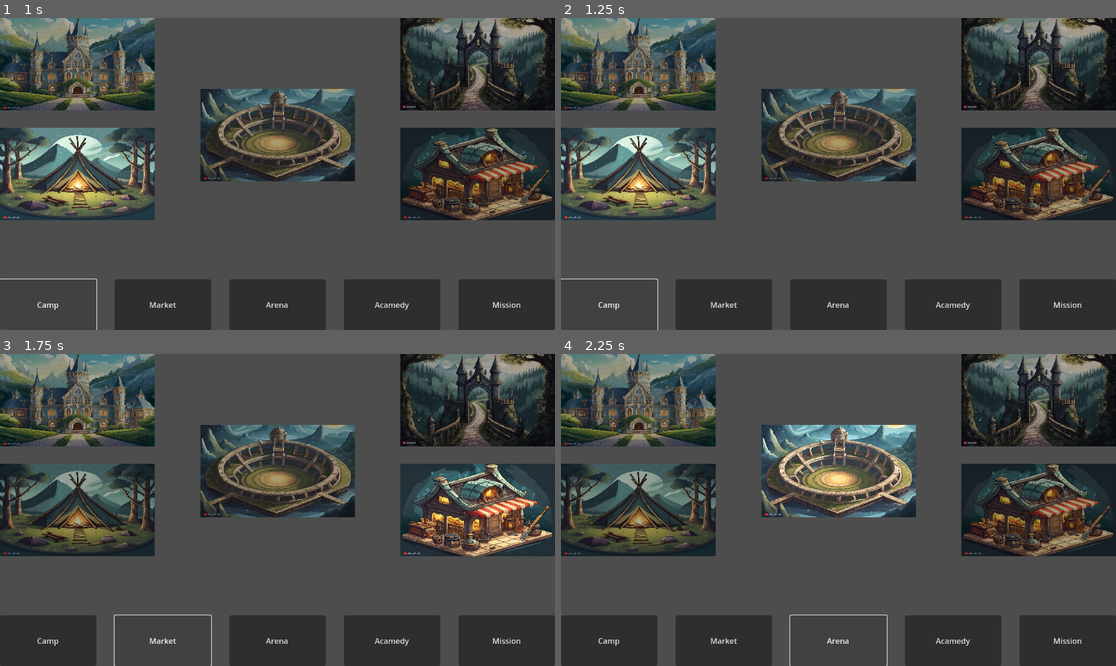
Above: before the commit, frames 1-4 (two rows, left to right).
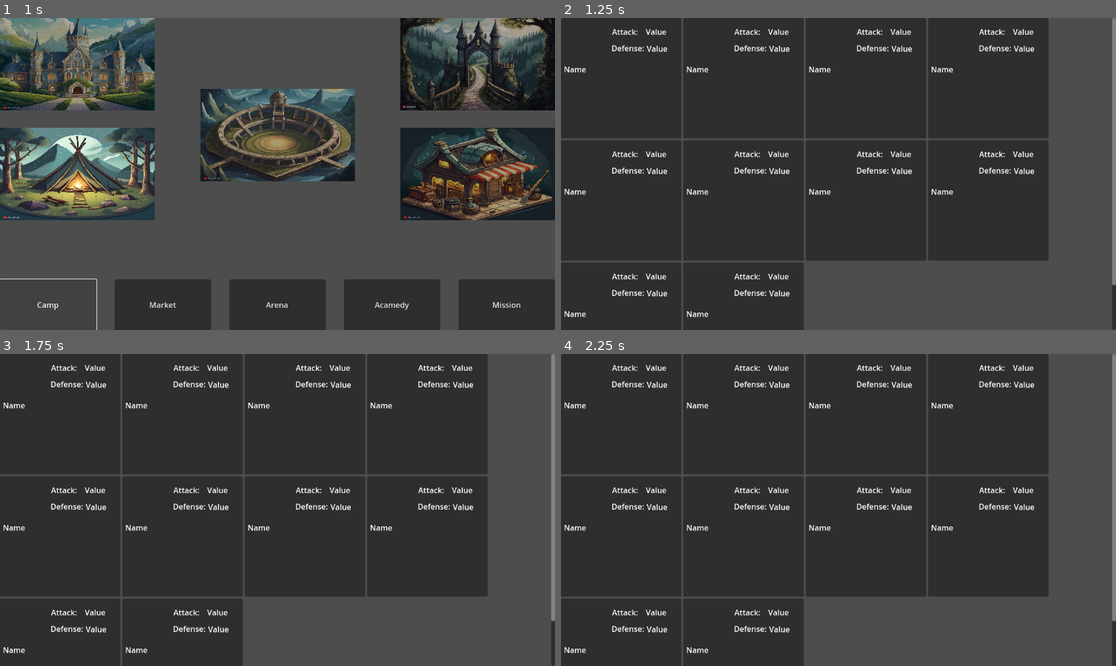
Above: after the commit, the same moments.

Repository: ualisars/ManagementPrototype
Game: Godot game, scene res://Interface/player_interface.tscn
Same seed, same stepped clock (60 frames per second), same inputs: the game is played once before the commit and once after it.
Inputs (mouse positions are in pixels of both pictures, inside the frame that each line leads up to):
- Up to frame 1 (1 s): click "Camp" at 0.5 s
- Up to frame 2 (1.25 s): no input
- Up to frame 3 (1.75 s): click (160, 641) at 1.25 s, where only the run before the commit has a clickable "Market"
- Up to frame 4 (2.25 s): click (838, 641) at 2 s, where only the run before the commit has a clickable "Arena"

Frame 1 is identical in both runs. In frame 2, 73% of the frame differs, in the area x 0-100%, y 0-100%; in frame 3, 72%; in frame 4, 72%.

Commit message:
add camp scene

Diff:
--- a/Interface/activity_icon.gd
+++ b/Interface/activity_icon.gd
@@ -21,3 +21,8 @@
 	var tween = create_tween()
 	tween.tween_interval(0.5)
 	tween.tween_callback(get_tree().change_scene_to_file.bind(scene_file))
+
+
+func _on_gui_input(event: InputEvent) -> void:
+	if event.is_action_pressed("click"):
+		open_scene()
--- a/Interface/activity_icon.tscn
+++ b/Interface/activity_icon.tscn
@@ -10,3 +10,7 @@
 texture = ExtResource("1_4v6rk")
 expand_mode = 1
 script = ExtResource("2_i7s6w")
+
+[connection signal="gui_input" from="." to="." method="_on_gui_input"]
+[connection signal="mouse_entered" from="." to="." method="on_hover_entered"]
+[connection signal="mouse_exited" from="." to="." method="on_hover_exited"]
--- /dev/null
+++ b/Interface/character_info.tscn
@@ -0,0 +1,57 @@
+[gd_scene format=3 uid="uid://innh0u5vibax"]
+
+[node name="CharacterInfo" type="Panel"]
+custom_minimum_size = Vector2(250, 250)
+anchors_preset = 15
+anchor_right = 1.0
+anchor_bottom = 1.0
+offset_left = 2.0
+offset_right = -850.0
+offset_bottom = -348.0
+grow_horizontal = 2
+grow_vertical = 2
+
+[node name="Attack" type="Label" parent="."]
+layout_mode = 0
+offset_left = 106.0
+offset_top = 17.0
+offset_right = 160.0
+offset_bottom = 40.0
+text = "Attack:"
+
+[node name="AttackValue" type="Label" parent="."]
+layout_mode = 0
+offset_left = 176.0
+offset_top = 17.0
+offset_right = 230.0
+offset_bottom = 40.0
+text = "Value"
+
+[node name="Defense" type="Label" parent="."]
+layout_mode = 0
+offset_left = 105.0
+offset_top = 51.0
+offset_right = 173.0
+offset_bottom = 74.0
+text = "Defense:"
+
+[node name="DefenseValue" type="Label" parent="."]
+layout_mode = 0
+offset_left = 178.0
+offset_top = 52.0
+offset_right = 246.0
+offset_bottom = 75.0
+text = "Value"
+
+[node name="Name" type="Label" parent="."]
+layout_mode = 0
+offset_left = 6.0
+offset_top = 95.0
+offset_right = 135.0
+offset_bottom = 118.0
+text = "Name"
+
+[node name="CharacterImage" type="TextureRect" parent="."]
+layout_mode = 0
+offset_right = 96.0
+offset_bottom = 82.0
--- a/Interface/player_interface.tscn
+++ b/Interface/player_interface.tscn
@@ -53,6 +53,7 @@
 offset_bottom = 96.0
 grow_vertical = 2
 texture = ExtResource("5_msls1")
+scene_file = "res://Scenes/camp_scene.tscn"
 
 [node name="Market" parent="." instance=ExtResource("1_rlvvm")]
 layout_mode = 1
--- /dev/null
+++ b/Scenes/camp_scene.gd
@@ -0,0 +1,16 @@
+extends Control
+
+var CharacterInfoClass: PackedScene = preload("res://Interface/character_info.tscn")
+
+@onready var grid_container: GridContainer = $ScrollContainer/GridContainer
+
+# Called when the node enters the scene tree for the first time.
+func _ready() -> void:
+	for i in range(10):
+		var slot = CharacterInfoClass.instantiate()
+		grid_container.add_child(slot)
+
+
+# Called every frame. 'delta' is the elapsed time since the previous frame.
+func _process(delta: float) -> void:
+	pass
--- /dev/null
+++ b/Scenes/camp_scene.tscn
@@ -0,0 +1,26 @@
+[gd_scene load_steps=2 format=3 uid="uid://cnkw0cr7hs1bg"]
+
+[ext_resource type="Script" path="res://Scenes/camp_scene.gd" id="1_ox27c"]
+
+[node name="CampScene" type="Control"]
+layout_mode = 3
+anchors_preset = 15
+anchor_right = 1.0
+anchor_bottom = 1.0
+grow_horizontal = 2
+grow_vertical = 2
+script = ExtResource("1_ox27c")
+
+[node name="ScrollContainer" type="ScrollContainer" parent="."]
+layout_mode = 1
+anchors_preset = 15
+anchor_right = 1.0
+anchor_bottom = 1.0
+grow_horizontal = 2
+grow_vertical = 2
+
+[node name="GridContainer" type="GridContainer" parent="ScrollContainer"]
+layout_mode = 2
+size_flags_horizontal = 0
+size_flags_vertical = 0
+columns = 4
--- a/project.godot
+++ b/project.godot
@@ -15,6 +15,14 @@
 config/features=PackedStringArray("4.2", "Mobile")
 config/icon="res://icon.svg"
 
+[input]
+
+click={
+"deadzone": 0.5,
+"events": [Object(InputEventMouseButton,"resource_local_to_scene":false,"resource_name":"","device":-1,"window_id":0,"alt_pressed":false,"shift_pressed":false,"ctrl_pressed":false,"meta_pressed":false,"button_mask":1,"position":Vector2(289, 16),"global_position":Vector2(293, 57),"factor":1.0,"button_index":1,"canceled":false,"pressed":true,"double_click":false,"script":null)
+]
+}
+
 [rendering]
 
 renderer/rendering_method="mobile"
